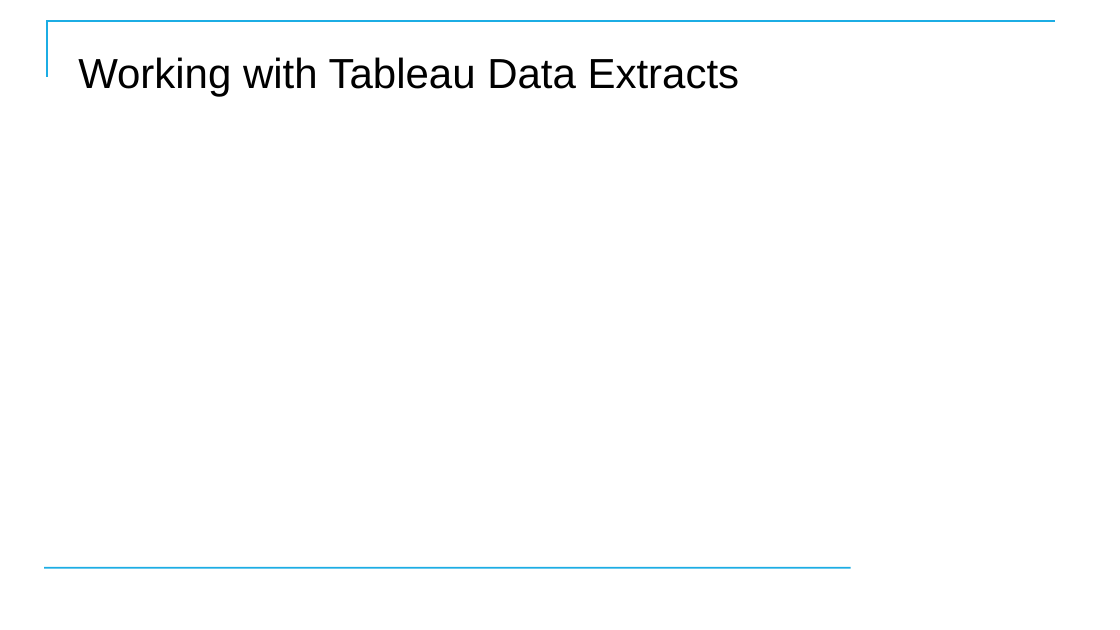
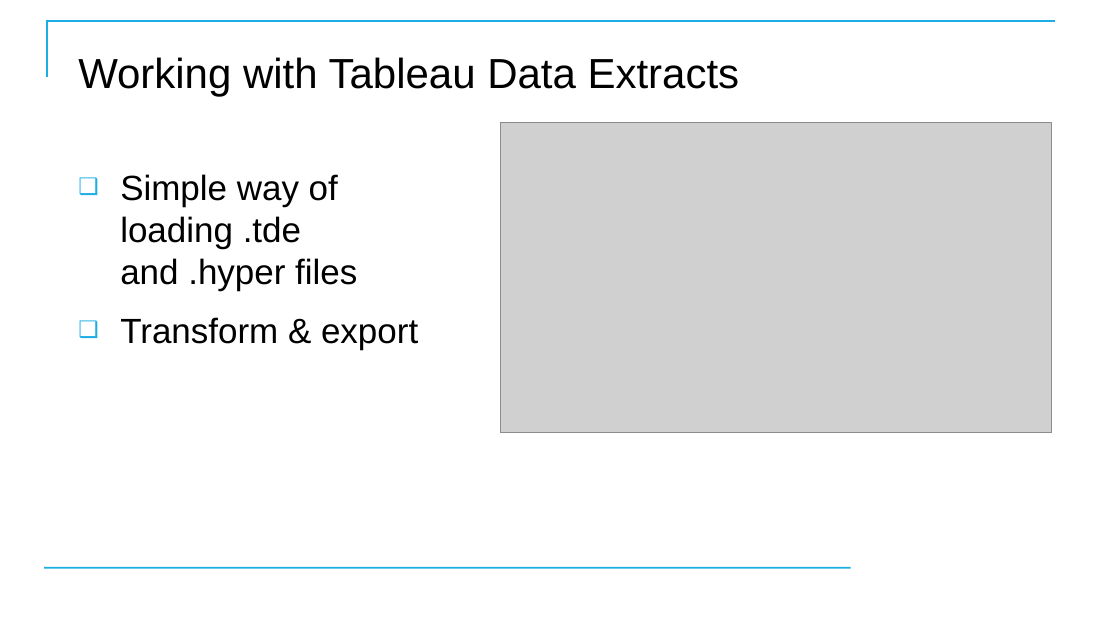
Before and after one commit to CostelloTechnicalConsulting/XTBP10---Tableau-Prep-Introduction, a slide deck: slide 34 of ppt/TableauPrepBuilderIntroV1_1.pptx. Drawn at 1120x630 pixels with LibreOffice and Linux fonts; fonts in the diff are those of the drawing; grey boxes stand for pictures; background and template pictures are left out. Boxes give left, top, right and bottom in pixels: in the first picture for what was removed or moved away, otherwise in the second. Text is boxed around its words. In the diff, an @@ line names an element or a change of style, - is before the commit and + after.

```diff
--- a/ppt/TableauPrepBuilderIntroV1_1.pptx
+++ b/ppt/TableauPrepBuilderIntroV1_1.pptx
@@ picture added at (501, 123, 1051, 433) @@
@@ text added at (120, 174, 418, 350), 30 pt, text #000000 @@
+❑ Simple way of loading .tde and .hyper files
+❑ Transform & export
```
Also in this commit, not shown: 3 other slides changed, 8 other files.
